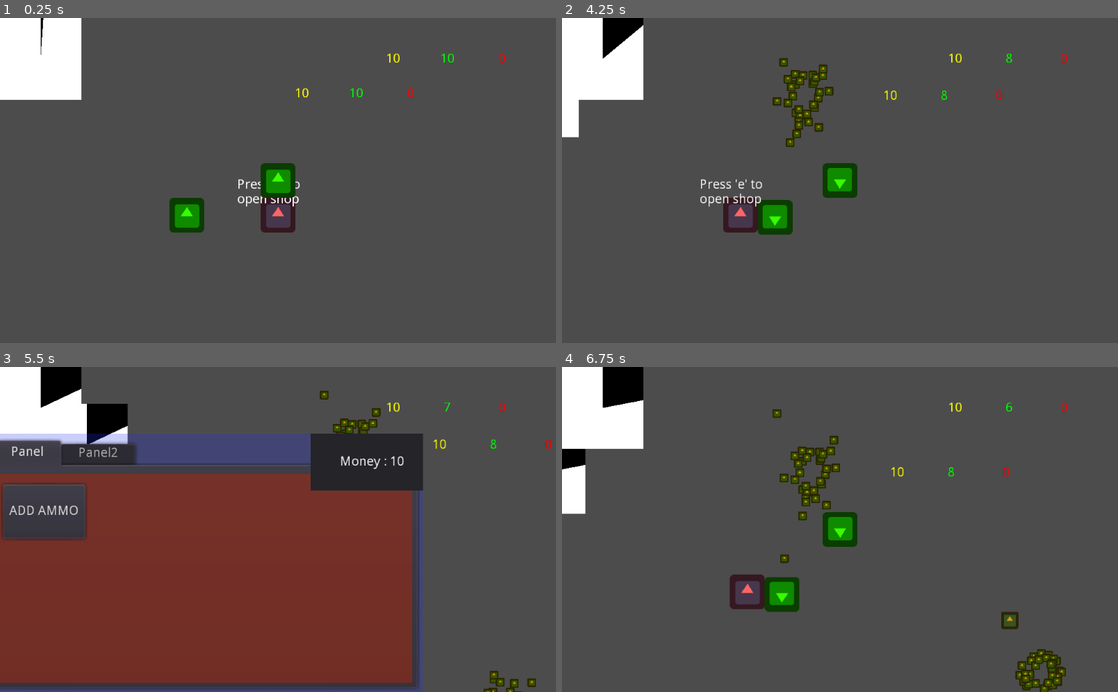
Above: before the commit, frames 1-4 (two rows, left to right).
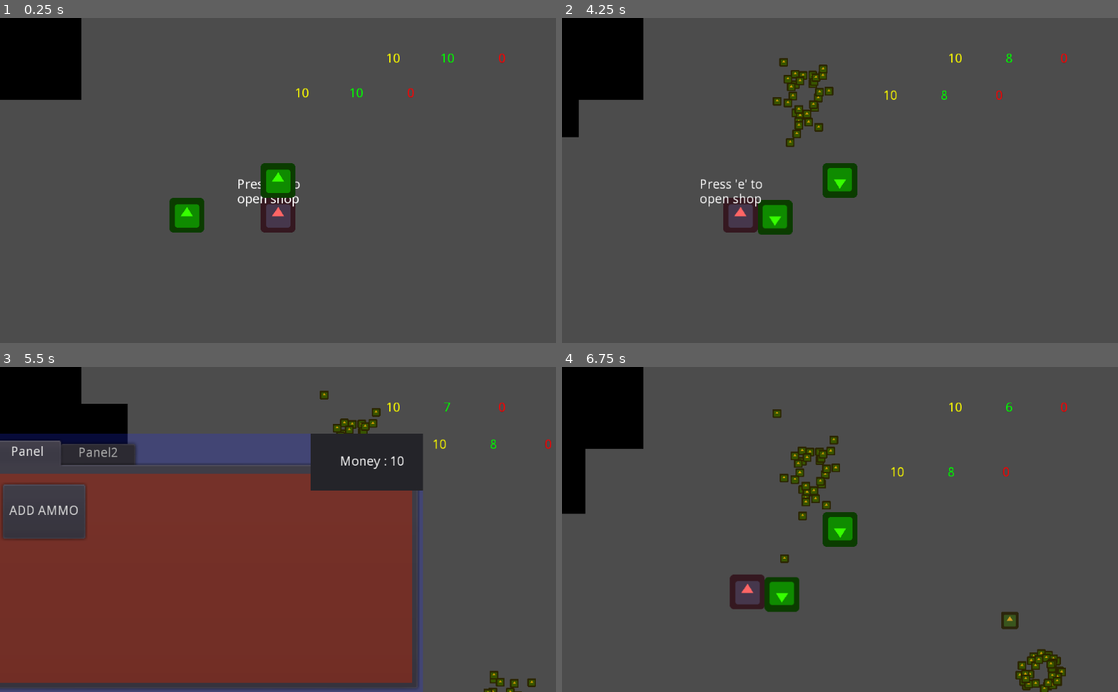
Above: after the commit, the same moments.

Repository: ygda-org/duckin
Game: Godot game, scene res://scenes/player/player_test.tscn
The game is run twice, just before and just after one commit, with the same random seed, the same clock (stepped at 60 frames per second) and the same inputs. This scene is started directly instead of the project's main scene. The engine's default icon, where the game draws it, is replaced by a stand-in: a white triangle on a blue panel in a dark square.
Inputs (mouse positions are in pixels of both pictures, inside the frame that each line leads up to):
- Up to frame 1 (0.25 s): no input
- Up to frame 2 (4.25 s): tap E (interact) at 0.5, 0.6, 2.1, 3.5, 3.6 s; move the mouse to (962, 164) at 0.52 s; hold D (move_right) 0.53-1.28 s; move the mouse to (728, 196) at 1.27 s; hold S (move_backwards) 1.28-2.03 s; click (728, 196) at 1.35 s; move the mouse to (895, 109) at 2.02 s; hold D (move_right) 2.03-2.78 s; move the mouse to (812, 245) at 2.77 s; hold W (move_forwards) 2.78-3.53 s; click (812, 245) at 2.85 s; move the mouse to (1006, 229) at 3.52 s; hold A (move_left) from 3.53 s (still down)
- Up to frame 3 (5.5 s): tap E (interact) at 4.25, 5, 5.1 s; move the mouse to (111, 480) at 4.27 s; click (111, 480) at 4.35 s; move the mouse to (305, 529) at 5.02 s; release A (move_left) at 5.03 s; hold S (move_backwards) from 5.03 s (still down)
- Up to frame 4 (6.75 s): tap E (interact) at 5.75, 6.6 s; move the mouse to (756, 448) at 5.77 s; release S (move_backwards) at 5.78 s; hold D (move_right) 5.78-6.53 s; click (756, 448) at 5.85 s; move the mouse to (962, 513) at 6.52 s; hold W (move_forwards) from 6.53 s (still down)

The runs differ from the first frame. In frame 1, 3.7% of the frame differs, in the area x 0-15%, y 0-26%; in frame 2, 3.6%; in frame 3, 3.0%; in frame 4, 3.5%.
Error in both runs: Invalid get index 'money' (on base: 'Nil'). (res://scenes/shop/shop_menu.gd:7)

Commit message:
Altered Phase Changing
The attack phase ends when all recruited ducks are fired.

Diff:
--- a/scenes/Explosive Duck/Explosive Duck.gd
+++ b/scenes/Explosive Duck/Explosive Duck.gd
@@ -6,7 +6,7 @@
 var damage = 50
 var blast_radius = 100
 var click = false
-
+var player = null
 
 func _ready():
 	var dir_to = global_position.direction_to(get_global_mouse_position())
@@ -15,6 +15,8 @@
 
 	if click_position.x > 0:
 		$Duck.flip_h = true
+
+	_update_player()
 
 func _physics_process(delta):
 
@@ -29,4 +31,10 @@
 		var distance = position.distance_to(enemy.global_position)
 		if distance <= blast_radius:
 			enemy.take_damage(damage)
+	player._duck_ping()
 	queue_free()
+
+func _update_player():
+	for node in get_parent().get_children():
+		if node.name == "player":
+			player = node
--- a/scenes/game/scene_changer.gd
+++ b/scenes/game/scene_changer.gd
@@ -4,6 +4,8 @@
 var ui = null
 var max_time = 100
 var game_name = "game_scene"
+var recruit_name = "RecruitScene"
+var attack_name = "Node2D"
 
 func _ready():
 	max_time = $Timer.wait_time
@@ -12,11 +14,29 @@
 		if child.name == "player_ui":
 			ui = child
 	ui.max_time = max_time
+	_phase()
 
 func _on_Timer_timeout():
 	var curr = get_tree().current_scene
-	if curr.name == game_name:
+	if player.duck_count > 0:
 		curr.change_scenes()
+	else:
+		$Timer.start()
 
 func _process(delta):
 	ui.time = max_time - $Timer.time_left
+
+func _phase():
+	var curr = get_tree().current_scene
+	if curr.name == game_name:
+		if(curr.get_child(0).name == recruit_name):
+			ui._set_timer(true)
+			$Timer.start()
+		elif(curr.get_child(0).name == attack_name):
+			ui._set_timer(false)
+
+func _duck_ping():
+	if(player != null):
+		var curr = get_tree().current_scene
+		if(player.duck_count <= 0 && curr.get_child(0).name == attack_name):
+			curr.change_scenes()
--- a/scenes/game/scene_changer.tscn
+++ b/scenes/game/scene_changer.tscn
@@ -7,6 +7,6 @@
 
 [node name="Timer" type="Timer" parent="."]
 wait_time = 30.0
-autostart = true
+one_shot = true
 
 [connection signal="timeout" from="Timer" to="." method="_on_Timer_timeout"]
--- a/scenes/player/player.gd
+++ b/scenes/player/player.gd
@@ -104,3 +104,6 @@
 		change_money(-n)
 		change_food(n)
 	#print(money, food_count)
+
+func _duck_ping():
+	$scene_changer._duck_ping()
--- a/scenes/ui/player_ui.gd
+++ b/scenes/ui/player_ui.gd
@@ -33,3 +33,6 @@
 		child.rect_position.x = t_pos - (child.rect_size.x/2)
 		t_pos += offset
 		child.rect_position.y = ($info.rect_size.y - child.rect_size.y)/2
+
+func _set_timer(is_visible):
+	$timer.visible = is_visible
